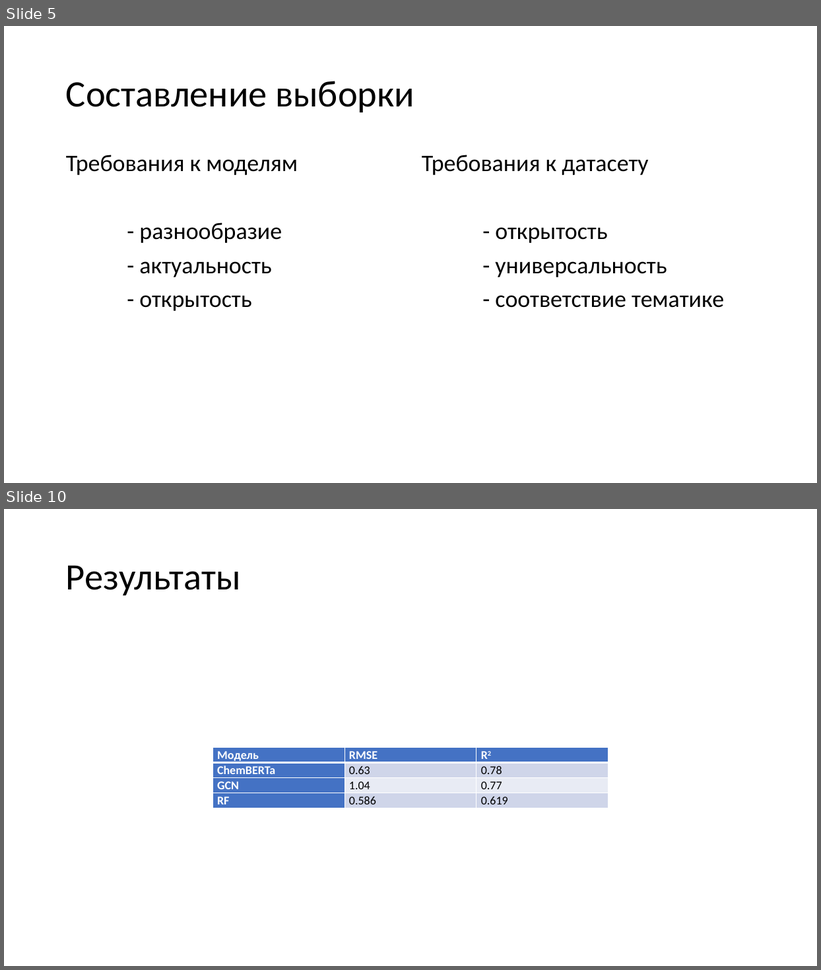
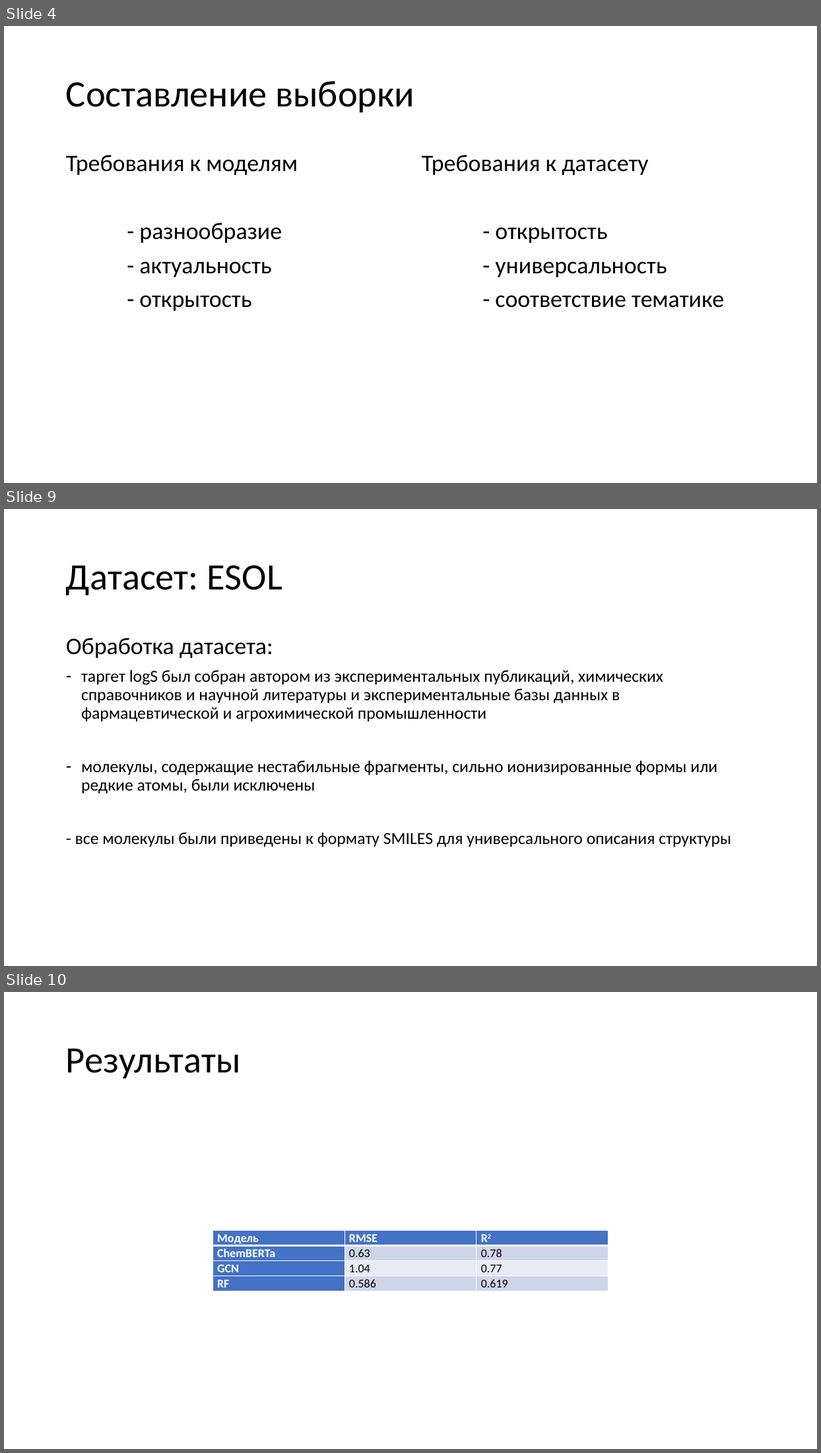
Before and after one commit to Levaaaaaa/BSU, a slide deck: sem_6/course_paper/course_paper/Snezhko_course_paper.pptx. Shown one above the other, each under a label of ours: slides 5 and 10 before the commit, slides 4, 9 and 10 after it; the slides between them are not shown. The pictures are 821x970 and 821x1453 pixels, drawn with LibreOffice and Linux fonts; fonts in the diff are those of the drawing. Boxes give left, top, right and bottom in pixels: in the first picture for what was removed or moved away, otherwise in the second. Text is boxed around its words. In the diff, an @@ line names an element or a change of style, - is before the commit and + after.

Commit message:
course paper 2025: update presentation and text

```diff
--- a/sem_6/course_paper/course_paper/Snezhko_course_paper.pptx
+++ b/sem_6/course_paper/course_paper/Snezhko_course_paper.pptx
@@ slide 9 added at (4,509,817,966), background #FFFFFF @@
@@ title added at (66,565,283,595), 44 pt, text #000000 @@
+Датасет: ESOL
@@ text added at (66,638,731,848), 20 pt, text #000000 @@
+Обработка датасета:
+– таргет logS был собран автором из экспериментальных публикаций, химических справочников и научной литературы и экспериментальные базы данных в фармацевтической и агрохимической промышленности
+– молекулы, содержащие нестабильные фрагменты, сильно ионизированные формы или редкие атомы, были исключены
+- все молекулы были приведены к формату SMILES для универсального описания структуры
@@ what was slide 5 is now slide 4 @@
```
Also in this commit, not shown: 8 slides changed, 1 other slide added, 1 slide removed, 4 other files.
